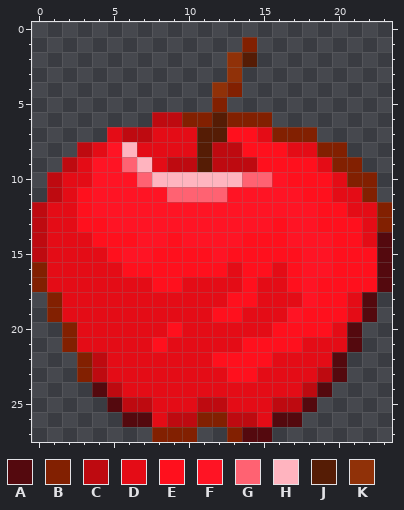
Edited in one commit: pixel-art sprite (textures/ui/icon_apple.png). That is the earlier state.
The file is 48x56 pixels, drawn in blocks of 2x2; one block is one cell here.
Palette (. is transparent): A #54090e  B #822001  C #be0a10  D #e40c16  E #ff101d  F #ff1424  G #ff6272  H #ffb4bf  J #551c05  K #903108
Pixels before, first column x 0:
 1 ..............B.........
 2 .............KJ.........
 3 .............K..........
 4 ............KB..........
 5 ............B...........
 6 ........CCBBJBBB........
 7 .....DCCDDDJJEEDBBB.....
 8 ...CDFHDDDDJCCEEEDDBB...
 9 ..CDFFGHDCCJCCCEEEEDBB..
10 .CDDFFFGHHHHHHGGFEEEDBB.
11 .CDEFFFFFGGGGFFFFFEEDDB.
12 CDDEFFFFFFFFFFFFFFFEEDDB
13 CDDEEFFFFFFFFFFFEFFEEEDB
14 CDDDEEEFFEFFFFEEEFFFEEDA
15 CDDDDEFFEEEEFEEEEEFFEEEA
16 BDDDDDEEEEEEEDEEDEFFEEEA
17 BDDDDDDDEEDDDDEDDEFEEEEA
18 .BDDDDDDDDDDDEEDDDFEEDA.
19 .BDDDDDDDDDDEEDDDFEEEDA.
20 ..BDDDDDDEDDDDDDEEEEDA..
21 ..BDDDDDEDDDDDEEEEDDDA..
22 ...BCDDDDDDDEEEEDDDDA...
23 ...BCDDDDDDDDEEDDDDCA...
24 ....ACDDDDDDDDDDDDCA....
25 .....ACCDDDCCDDDCCA.....
26 ......AADCCBBCCDAA......
27 ........BBB..BAA........
The same view after the edit:
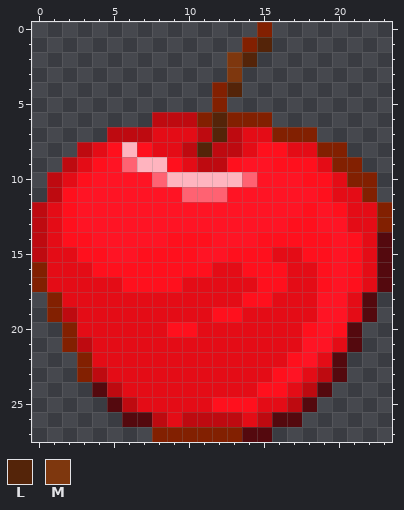
Colours new in this view: L #542409  M #7e370e
Difference:
Changed rows in their new state; - is an unchanged pixel.
first column x 2:
 0 -------------B-------
 1 -------------L-------
 2 -----------ML--------
 3 -----------M---------
 4 ----------BL---------
 6 --------C-L----------
 7 ---C-----CLCD--------
 8 ---E-E--CL--D--------
 9 --E---HEDC-EFF-------
10 -E---FG------F-F-----
11 EF-----F--------F----
12 EF--------------EF---
13 EFF-----------FEEFFD-
14 EEFFF---EE--F--EEEF--
15 -EEF-E---F----DDEEF-D
16 --EE------D---EDDEF-D
17 ----EE------DEEDD-F-D
18 -----------D-E--DFF--
19 C--------------DDFF--
20 --------E-----DD-FE--
21 -C----D-----DDDDFF---
22 --D-------DDDD-EF----
23 -----------DD-EF-----
24 -------------EE------
25 -----D---DEEE-D------
26 ------CD-CC-DC-------
27 ---------BB----------
